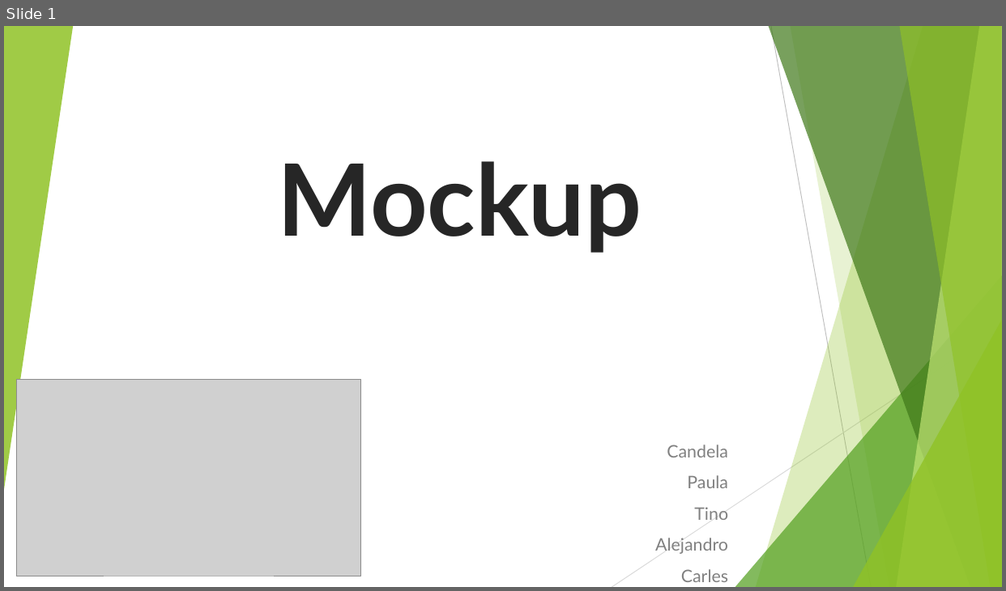
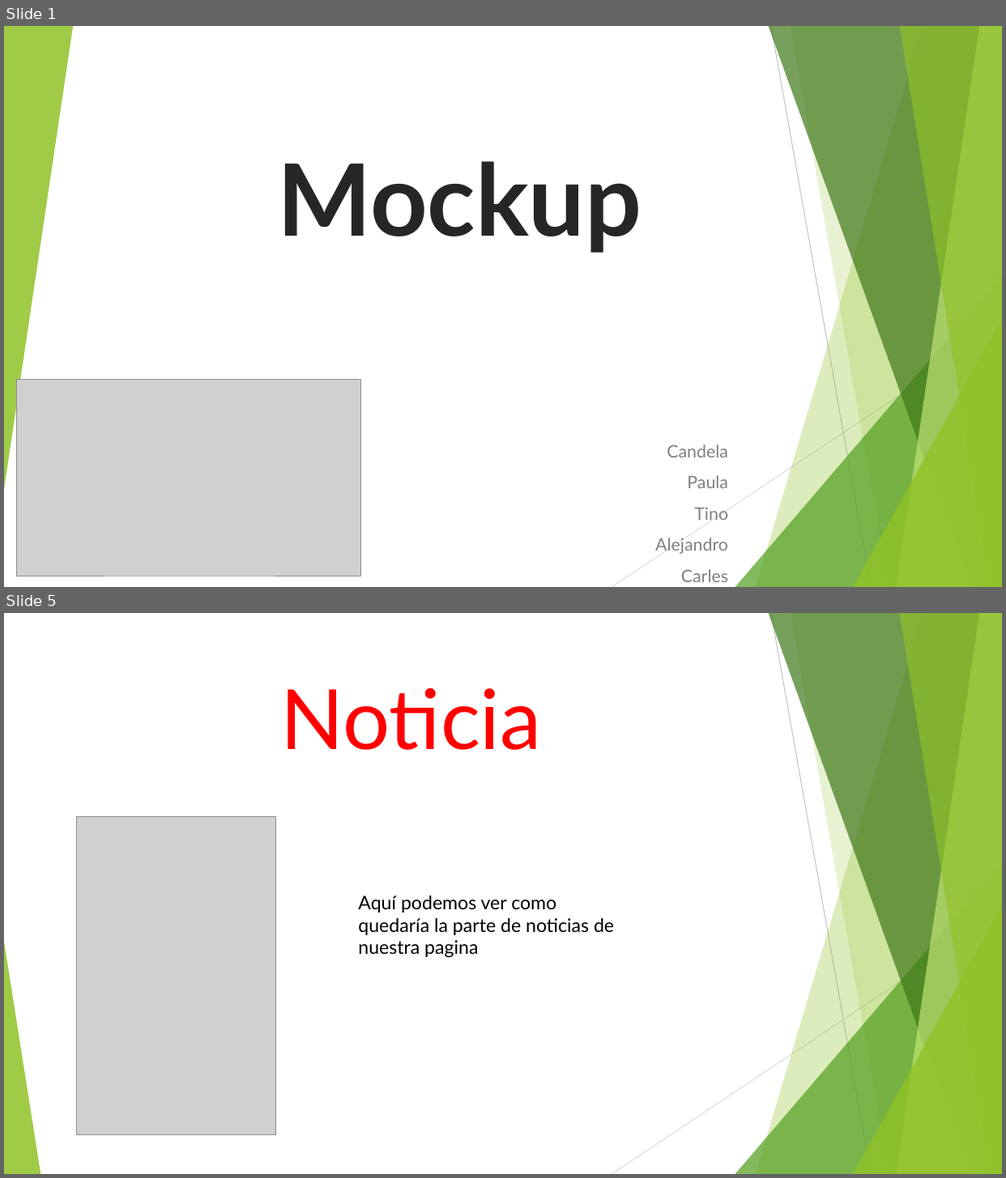
Before and after one commit to Tiinocm/ProyectoIntegrado, a slide deck: carles/poryecto integrado.pptx. Shown one above the other, each under a label of ours: slide 1 before the commit, slides 1 and 5 after it; the slides between them are not shown. The pictures are 1006x591 and 1006x1178 pixels, drawn with LibreOffice and Linux fonts; fonts in the diff are those of the drawing; grey boxes stand for pictures. Boxes give left, top, right and bottom in pixels: in the first picture for what was removed or moved away, otherwise in the second. Text is boxed around its words. In the diff, an @@ line names an element or a change of style, - is before the commit and + after.

```diff
--- a/carles/poryecto integrado.pptx
+++ b/carles/poryecto integrado.pptx
@@ slide 5 added at (4, 613, 1002, 1174), background #FFFFFF; not listed: 9 template elements that a slide beside it also shows @@
@@ title added at (281, 688, 542, 750), 80 pt, text #FF0000 @@
+Noticia
@@ picture added at (76, 817, 275, 1135) @@
@@ text added at (358, 896, 614, 958), 18 pt, text #000000 @@
+Aquí podemos ver como quedaría la parte de noticias de nuestra pagina
@@ triangle added at (4, 942, 40, 1174), fill #90C226 at 85% opacity @@
```
Also in this commit, not shown: 6 other slides added.
